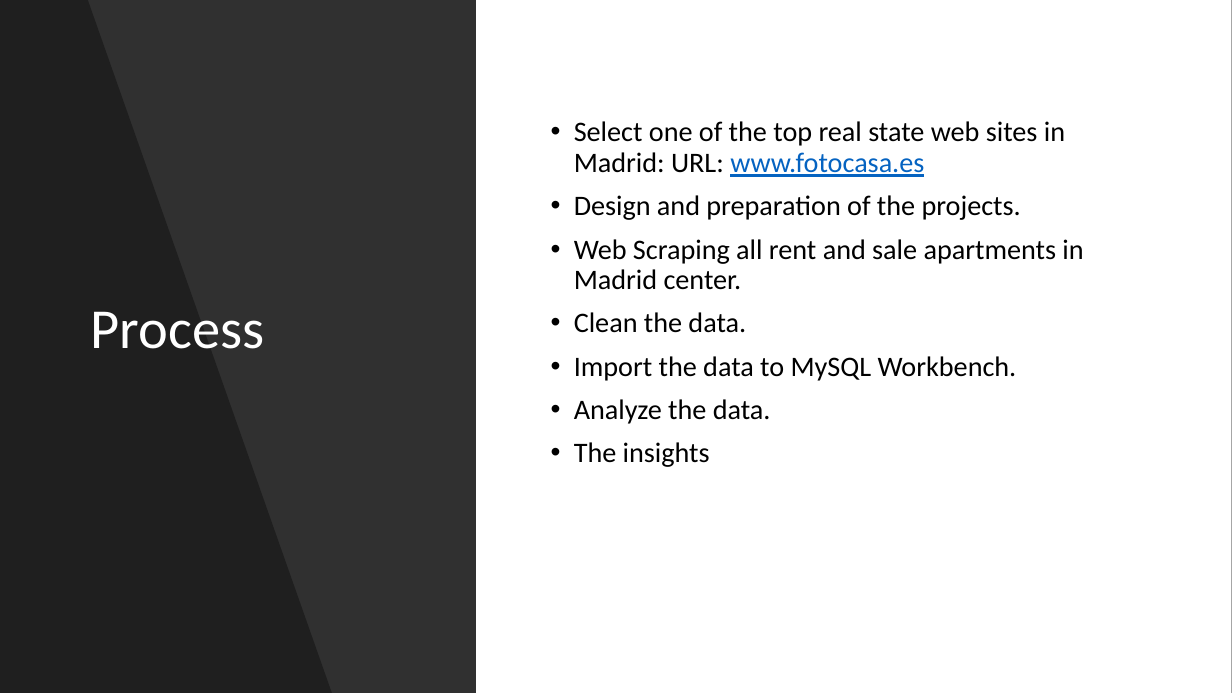
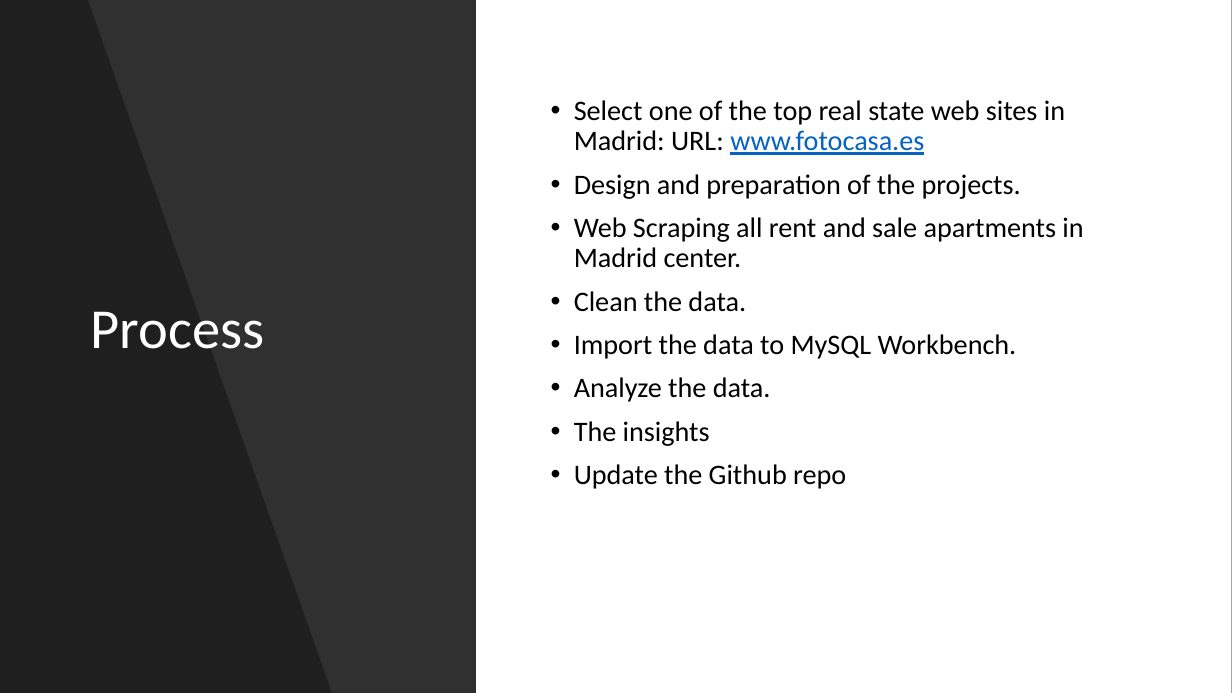
Before and after one commit to isra-st/NewPoPUpStore, a slide deck: slide 4 of New PopUpStore.pptx. Drawn at 1232x693 pixels with LibreOffice and Linux fonts; fonts in the diff are those of the drawing. Boxes give left, top, right and bottom in pixels: in the first picture for what was removed or moved away, otherwise in the second. Text is boxed around its words. In the diff, an @@ line names an element or a change of style, - is before the commit and + after.

Commit message:
Cleanning the repo

```diff
--- a/New PopUpStore.pptx
+++ b/New PopUpStore.pptx
@@ text at (574, 464, 846, 489): paragraph added @@
+• Update the Github repo
```
Also in this commit, not shown: 4 other slides changed, 3 slides added, 3 other files.
